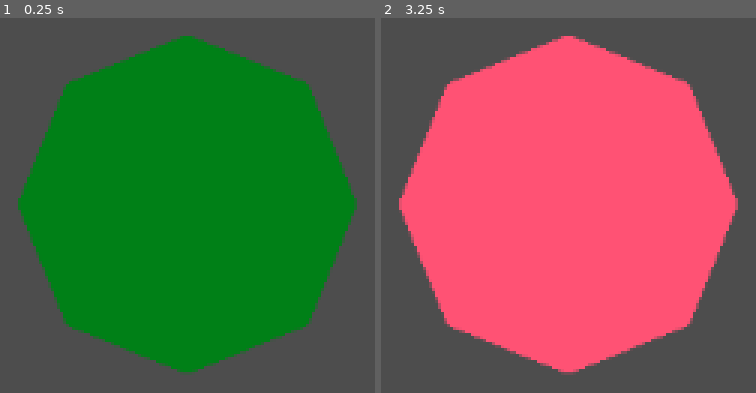
Above: before the commit, frames 1-2 (left to right).
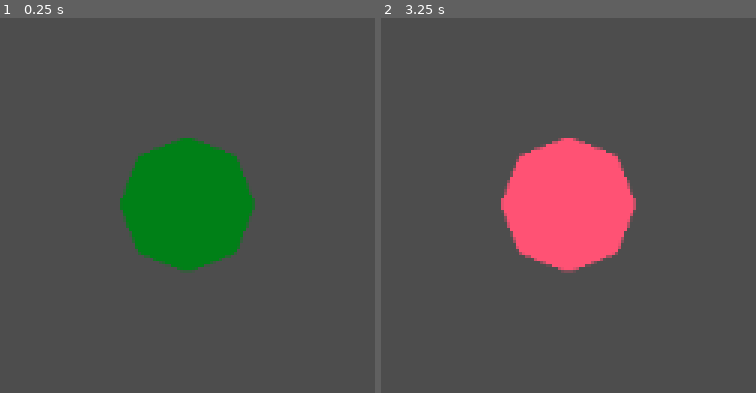
Above: after the commit, the same moments.

Repository: starshinePerigee/sevenksnakes
Game: Godot game, scene res://snake.tscn
Same seed, same stepped clock (60 frames per second), same inputs: the game is played once before the commit and once after it. Before the commit the project has no main scene; this scene is started directly in both runs.
Inputs (mouse positions are in pixels of both pictures, inside the frame that each line leads up to):
- Up to frame 1 (0.25 s): no input
- Up to frame 2 (3.25 s): tap Enter at 0.5, 2 s; move the mouse to (outside the picture) at 0.52 s; hold D 0.53-1.28 s; hold P 0.53-1.28 s; tap Space at 1.25, 2.75 s; move the mouse to (456, 115) at 1.27 s; hold S 1.28-2.03 s; tap P at 1.35, 2.85 s; move the mouse to (outside the picture) at 2.02 s; hold D 2.03-2.78 s; hold P 2.03-2.78 s; move the mouse to (outside the picture) at 2.77 s; hold W from 2.78 s (still down)

The runs differ from the first frame. In frame 1, 49% of the frame differs, in the area x 4-96%, y 4-95%; in frame 2, 50%, in the area x 4-96%, y 4-96%.
Error before the commit: Invalid assignment of property or key 'disabled' with value of type 'bool' on a base object of type 'null instance'. (res://snake.gd:24)
Error after the commit: Invalid assignment of property or key 'disabled' with value of type 'bool' on a base object of type 'null instance'. (res://snake.gd:28)

Commit message:
Added level grid, basic pathing functions.

Diff:
--- a/base_guard.tscn
+++ b/base_guard.tscn
@@ -1,13 +1,12 @@
-[gd_scene load_steps=3 format=3 uid="uid://bl04haahd4x3u"]
+[gd_scene load_steps=2 format=3 uid="uid://bl04haahd4x3u"]
 
-[ext_resource type="Script" path="res://vision_cone.gd" id="1_1csqw"]
 [ext_resource type="PackedScene" uid="uid://cmpup7sa0k5dj" path="res://vision_cone.tscn" id="2_ryfky"]
 
 [node name="BaseGuard" type="Node2D"]
-script = ExtResource("1_1csqw")
+
+[node name="Polygon2D" type="Polygon2D" parent="."]
+scale = Vector2(1.02, 1.02)
+color = Color(0, 0.392157, 0.835294, 1)
+polygon = PackedVector2Array(0, -32, 23, -23, 32, 0, 23, 23, 0, 32, -23, 23, -32, 0, -23, -23)
 
 [node name="VisionCone" parent="." instance=ExtResource("2_ryfky")]
-
-[node name="Polygon2D" type="Polygon2D" parent="."]
-color = Color(0.313726, 0.376471, 1, 1)
-polygon = PackedVector2Array(-50, -50, 50, -50, 50, 50, -50, 50)
--- /dev/null
+++ b/indicator.tscn
@@ -0,0 +1,5 @@
+[gd_scene format=3 uid="uid://dmn8y6t218k3o"]
+
+[node name="Indicator" type="Polygon2D"]
+color = Color(0, 1, 0, 0.588235)
+polygon = PackedVector2Array(0, -4, 4, 0, 0, 4, -4, 0)
--- /dev/null
+++ b/level_grid.gd
@@ -0,0 +1,122 @@
+@tool
+extends Node2D
+
+@export var grid_size = 64
+var grid = []  # x than y, x+ is right, y+ is down
+
+@export var indicator: PackedScene
+var indicators = []
+var x_indexes = 0
+var y_indexes = 0
+
+var debug = false
+@export var guard_scene: PackedScene
+var debug_guard = null
+
+
+func indexes_to_position(x, y) -> Vector2:
+	return Vector2(
+		x * grid_size + grid_size/2,
+		y * grid_size + grid_size/2
+	)
+
+
+func position_to_indexes(position_: Vector2) -> Array[int]:
+	return [
+		int((position_.x - grid_size/2) / grid_size),
+		int((position_.y - grid_size/2) / grid_size),
+	]
+
+
+func recalculate_grid():
+	var grid_corner = position_to_indexes(get_viewport_rect().end)
+	x_indexes = grid_corner[0]
+	y_indexes = grid_corner[1]
+	grid = []
+
+	for x_index in range(x_indexes + 1):
+		grid.append([])
+		for y_index in range(y_indexes + 1):
+			$PointFinder.position = indexes_to_position(x_index, y_index)
+			$PointFinder.force_raycast_update()
+			grid[x_index].append($PointFinder.is_colliding())
+
+			var new_indicator = indicator.instantiate()
+			new_indicator.position = indexes_to_position(x_index, y_index)
+			new_indicator.z_index = 100
+			add_child(new_indicator)
+			if $PointFinder.is_colliding():
+				new_indicator.color = Color(1, 0, 0, 0.7)
+			else:
+				new_indicator.color = Color(0, 1, 0, 0.7)
+
+
+func _ready():
+	recalculate_grid()
+	if get_parent() == get_tree().root:
+		debug = true
+		debug_guard = guard_scene.instantiate()
+		add_child(debug_guard)
+
+
+func _process(delta):
+	if debug:
+		var mouse_pos = (get_global_mouse_position() + Vector2(grid_size/2, grid_size/2))
+		var guard_pos = mouse_pos.snapped(Vector2(grid_size, grid_size))- Vector2(grid_size/2, grid_size/2)
+		debug_guard.global_position = guard_pos
+		var guard_index = Vector2(position_to_indexes(guard_pos)[0], position_to_indexes(guard_pos)[1])
+
+		var guard_path = build_back_forth_path(guard_index, Vector2(-1, 0))
+
+		$Line2D.clear_points()
+		for point in guard_path:
+			$Line2D.add_point(indexes_to_position(point.x, point.y))
+		if Input.is_key_pressed(KEY_P):
+			print("break")
+
+func build_snake_path():
+	# step 1: build a hecked randomized a*
+	pass
+
+
+func check_vector(index_vector: Vector2) -> bool:
+	return grid[int(index_vector.x)][int(index_vector.y)]
+
+
+func grid_cast(start_index_vector, direction) -> Vector2:
+	var i = 99
+	while i > 0:
+		if start_index_vector.x > x_indexes:
+			break
+		if start_index_vector.x < 0:
+			break
+		if start_index_vector.y > y_indexes:
+			break
+		if start_index_vector.y < 0:
+			break
+		if check_vector(start_index_vector):
+			break
+		start_index_vector += direction
+		i -= 1
+	if i == 0:
+		printerr("gridcast failure!")
+	return start_index_vector - direction
+
+
+func build_back_forth_path(start_index_vector, direction) -> Array:
+	var path_indexes = [start_index_vector]
+	var forward_index = grid_cast(start_index_vector, direction)
+	if forward_index != start_index_vector:
+		path_indexes.append(forward_index)
+	var back_index = grid_cast(forward_index, -direction)
+	if back_index != forward_index:
+		path_indexes.append(back_index)
+	if back_index != start_index_vector:
+		path_indexes.append(start_index_vector)
+	if len(path_indexes) <= 1:
+		path_indexes.append(start_index_vector)
+	return path_indexes
+
+
+func build_loop_path():
+	pass
--- /dev/null
+++ b/level_grid.tscn
@@ -0,0 +1,59 @@
+[gd_scene load_steps=5 format=3 uid="uid://t2pvm52dbf0p"]
+
+[ext_resource type="Script" path="res://level_grid.gd" id="1_hxneq"]
+[ext_resource type="PackedScene" uid="uid://dmn8y6t218k3o" path="res://indicator.tscn" id="2_vl1mk"]
+[ext_resource type="PackedScene" uid="uid://jtlwsjo1ppha" path="res://wall.tscn" id="3_egadc"]
+[ext_resource type="PackedScene" uid="uid://bl04haahd4x3u" path="res://base_guard.tscn" id="3_skst6"]
+
+[node name="LevelGrid" type="Node2D"]
+script = ExtResource("1_hxneq")
+indicator = ExtResource("2_vl1mk")
+guard_scene = ExtResource("3_skst6")
+
+[node name="PointFinder" type="RayCast2D" parent="."]
+position = Vector2(1056, 416)
+exclude_parent = false
+target_position = Vector2(0, 1)
+collision_mask = 2
+hit_from_inside = true
+collide_with_areas = true
+collide_with_bodies = false
+
+[node name="Node2D" type="Node2D" parent="."]
+
+[node name="Wall" parent="Node2D" instance=ExtResource("3_egadc")]
+position = Vector2(32, 32)
+
+[node name="Wall2" parent="Node2D" instance=ExtResource("3_egadc")]
+position = Vector2(32, 96)
+
+[node name="Wall3" parent="Node2D" instance=ExtResource("3_egadc")]
+position = Vector2(32, 160)
+
+[node name="Wall4" parent="Node2D" instance=ExtResource("3_egadc")]
+position = Vector2(544, 352)
+
+[node name="Wall5" parent="Node2D" instance=ExtResource("3_egadc")]
+position = Vector2(32, 288)
+
+[node name="Wall6" parent="Node2D" instance=ExtResource("3_egadc")]
+position = Vector2(32, 352)
+
+[node name="Wall7" parent="Node2D" instance=ExtResource("3_egadc")]
+position = Vector2(32, 416)
+
+[node name="Wall8" parent="Node2D" instance=ExtResource("3_egadc")]
+position = Vector2(32, 480)
+
+[node name="Wall9" parent="Node2D" instance=ExtResource("3_egadc")]
+position = Vector2(32, 544)
+
+[node name="Wall10" parent="Node2D" instance=ExtResource("3_egadc")]
+position = Vector2(32, 608)
+
+[node name="Wall11" parent="Node2D" instance=ExtResource("3_egadc")]
+position = Vector2(608, 160)
+
+[node name="Line2D" type="Line2D" parent="."]
+points = PackedVector2Array(480, 32, 288, 160)
+default_color = Color(1, 0, 0, 1)
--- /dev/null
+++ b/main.gd
@@ -0,0 +1,13 @@
+extends Node2D
+
+var debug
+
+
+func _ready():
+	if get_parent() == get_tree().root:
+		debug = true
+
+
+func _physics_process(delta):
+	if debug:
+		$VisionCone.global_rotation = (get_global_mouse_position() - $VisionCone.global_position).angle()
--- /dev/null
+++ b/main.tscn
@@ -0,0 +1,20 @@
+[gd_scene load_steps=4 format=3 uid="uid://djnwmlepsd6kk"]
+
+[ext_resource type="Script" path="res://main.gd" id="1_whmys"]
+[ext_resource type="PackedScene" uid="uid://cmpup7sa0k5dj" path="res://vision_cone.tscn" id="2_fcbmr"]
+[ext_resource type="PackedScene" uid="uid://jtlwsjo1ppha" path="res://wall.tscn" id="3_px6or"]
+
+[node name="Main" type="Node2D"]
+script = ExtResource("1_whmys")
+
+[node name="VisionCone" parent="." instance=ExtResource("2_fcbmr")]
+position = Vector2(955, 415)
+
+[node name="Wall" parent="." instance=ExtResource("3_px6or")]
+position = Vector2(32, 32)
+
+[node name="Wall2" parent="." instance=ExtResource("3_px6or")]
+position = Vector2(96, 96)
+
+[node name="Wall3" parent="." instance=ExtResource("3_px6or")]
+position = Vector2(352, 96)
--- a/project.godot
+++ b/project.godot
@@ -11,6 +11,7 @@
 [application]
 
 config/name="sevenksnakes"
+run/main_scene="res://main.tscn"
 config/features=PackedStringArray("4.1", "GL Compatibility")
 config/icon="res://icon.svg"
 
--- a/snake.gd
+++ b/snake.gd
@@ -1,5 +1,6 @@
 extends Node2D
 
+@export var walk_speed = 30
 @export var alert_color = Color(255, 82, 116)
 
 var debug = false
@@ -14,8 +15,11 @@
 		timer.timeout.connect(discover_and_remove)
 
 
-# Called every frame. 'delta' is the elapsed time since the previous frame.
 func _process(delta):
+	pass
+
+
+func _physics_process(delta):
 	pass
 
 
--- a/snake.tscn
+++ b/snake.tscn
@@ -3,7 +3,7 @@
 [ext_resource type="Script" path="res://snake.gd" id="1_0nk8b"]
 
 [sub_resource type="CircleShape2D" id="CircleShape2D_4l7d4"]
-radius = 80.0
+radius = 32.0
 
 [node name="Snake" type="Node2D"]
 script = ExtResource("1_0nk8b")
@@ -17,4 +17,4 @@
 [node name="Polygon2D" type="Polygon2D" parent="Area2D"]
 scale = Vector2(1.02, 1.02)
 color = Color(0, 0.505882, 0.0941176, 1)
-polygon = PackedVector2Array(0, -80, 57, -57, 80, 0, 57, 57, 0, 80, -57, 57, -80, 0, -57, -57)
+polygon = PackedVector2Array(0, -32, 23, -23, 32, 0, 23, 23, 0, 32, -23, 23, -32, 0, -23, -23)
--- /dev/null
+++ b/snake_spawner.tscn
@@ -0,0 +1,21 @@
+[gd_scene format=3 uid="uid://6xlla88mr8cd"]
+
+[node name="SnakeSpawner" type="Node2D"]
+
+[node name="Polygon2D" type="Polygon2D" parent="."]
+color = Color(0, 1, 0, 1)
+polygon = PackedVector2Array(-32, -32, 32, -32, 32, 32, -32, 32)
+
+[node name="Label" type="Label" parent="."]
+anchors_preset = 8
+anchor_left = 0.5
+anchor_top = 0.5
+anchor_right = 0.5
+anchor_bottom = 0.5
+offset_left = -26.0
+offset_top = -13.0
+offset_right = 26.0
+offset_bottom = 13.0
+grow_horizontal = 2
+grow_vertical = 2
+text = "Snake!"
--- a/wall.tscn
+++ b/wall.tscn
@@ -7,7 +7,7 @@
 script = ExtResource("1_ay278")
 
 [node name="CollisionPolygon2D" type="CollisionPolygon2D" parent="."]
-polygon = PackedVector2Array(-50, -50, 50, -50, 50, 50, -50, 50)
+polygon = PackedVector2Array(-32, -32, 32, -32, 32, 32, -32, 32)
 
 [node name="Polygon2D" type="Polygon2D" parent="."]
-polygon = PackedVector2Array(-50, -50, 50, -50, 50, 50, -50, 50)
+polygon = PackedVector2Array(-32, -32, 32, -32, 32, 32, -32, 32)
